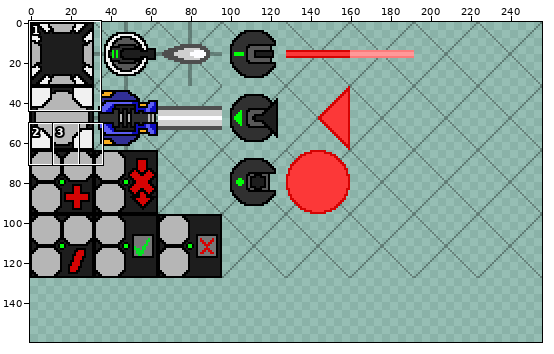
Sprite sheet, stored at Drawing/tiles.png. Above, an overview of the earlier version with the close-up marked.
Close-up. Before the commit:
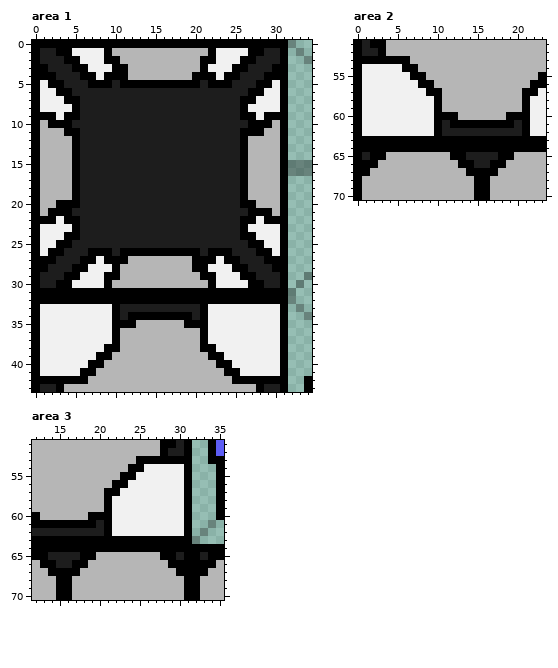
The file is 256x128 pixels. Colours within 5 levels of each other are drawn and written as one. Shown: area 1: x 0..34, y 0..43; area 2: x 0..23, y 51..70; area 3: x 12..35, y 51..70. The old version is drawn lined up with the new one, on the new canvas. The commit also changed other parts of the picture, which this record leaves out.
The same view after the edit:
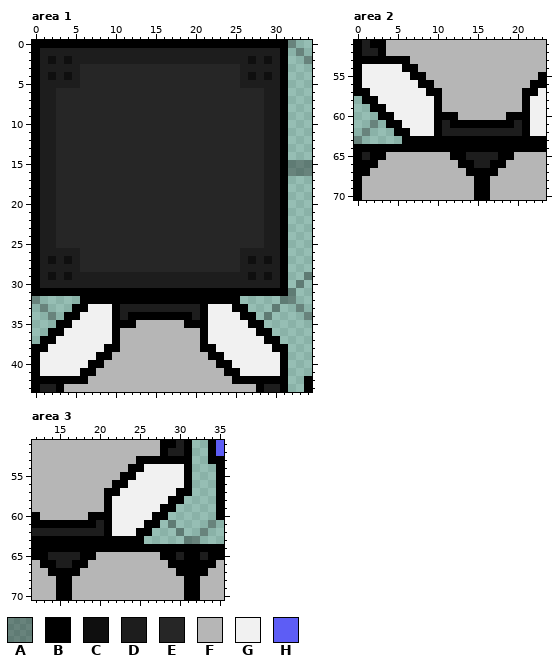
Palette (. is transparent): A #0000004f  B #000000  C #0f0f0f  D #1d1d1d  E #262626  F #b6b6b6  G #f1f1f1  H #5d5df5
What changed:
canvas 256x128 -> 256x160
Changed rows in their new state; - is an unchanged pixel.
Area 1:
first column x 0:
 1 ---DDDDDDDDDDDDDDDDDDDDDDDDDD---
 2 --C-CDDDDDDDDDDDDDDDDDDDDDDC-C--
 3 -D---DEEEEEEEEEEEEEEEEEEEED---D-
 4 -DC-C-EEEEEEEEEEEEEEEEEEEE-C-CD-
 5 -DDD--EEEEEEEEEEEEEEEEEEEE--DDD-
 6 -DDEEEEEEEEEEEEEEEEEEEEEEEEEEDD-
 7 -DDEEEEEEEEEEEEEEEEEEEEEEEEEEDD-
 8 -DDEEEEEEEEEEEEEEEEEEEEEEEEEEDD-
 9 -DDEEEEEEEEEEEEEEEEEEEEEEEEEEDD-
10 -DDEEEEEEEEEEEEEEEEEEEEEEEEEEDD-
11 -DDEEEEEEEEEEEEEEEEEEEEEEEEEEDD-
12 -DDEEEEEEEEEEEEEEEEEEEEEEEEEEDD-
13 -DDEEEEEEEEEEEEEEEEEEEEEEEEEEDD-
14 -DDEEEEEEEEEEEEEEEEEEEEEEEEEEDD-
15 -DDEEEEEEEEEEEEEEEEEEEEEEEEEEDD-
16 -DDEEEEEEEEEEEEEEEEEEEEEEEEEEDD-
17 -DDEEEEEEEEEEEEEEEEEEEEEEEEEEDD-
18 -DDEEEEEEEEEEEEEEEEEEEEEEEEEEDD-
19 -DDEEEEEEEEEEEEEEEEEEEEEEEEEEDD-
20 -DDEEEEEEEEEEEEEEEEEEEEEEEEEEDD-
21 -DDEEEEEEEEEEEEEEEEEEEEEEEEEEDD-
22 -DDEEEEEEEEEEEEEEEEEEEEEEEEEEDD-
23 -DDEEEEEEEEEEEEEEEEEEEEEEEEEEDD-
24 -DDEEEEEEEEEEEEEEEEEEEEEEEEEEDD-
25 -DDEEEEEEEEEEEEEEEEEEEEEEEEEEDD-
26 -DDD--EEEEEEEEEEEEEEEEEEEE--DDD-
27 -DC-C-EEEEEEEEEEEEEEEEEEEE-C-CD-
28 -D---DEEEEEEEEEEEEEEEEEEEED---D-
29 --C-CDDDDDDDDDDDDDDDDDDDDDDC-C--
30 ---DDDDDDDDDDDDDDDDDDDDDDDDDD---
32 A.....--------------------.....A
33 .A...BB------------------BB...A.
34 ..A.BB--------------------BB.A..
35 ...BB----------------------BB...
36 ..BB------------------------BB..
37 .BB--------------------------BB.
38 -B----------------------------B-
Area 2:
first column x 0:
57 -B-----
58 .BB----
59 ..BB---
60 ...BB--
61 ..A.BB-
62 .A...BB
63 A.....-
Area 3:
first column x 25:
57 -----B-
58 ----BB.
59 ---BB..
60 --BB...
61 -BB.A..
62 BB...A.
63 -.....A
